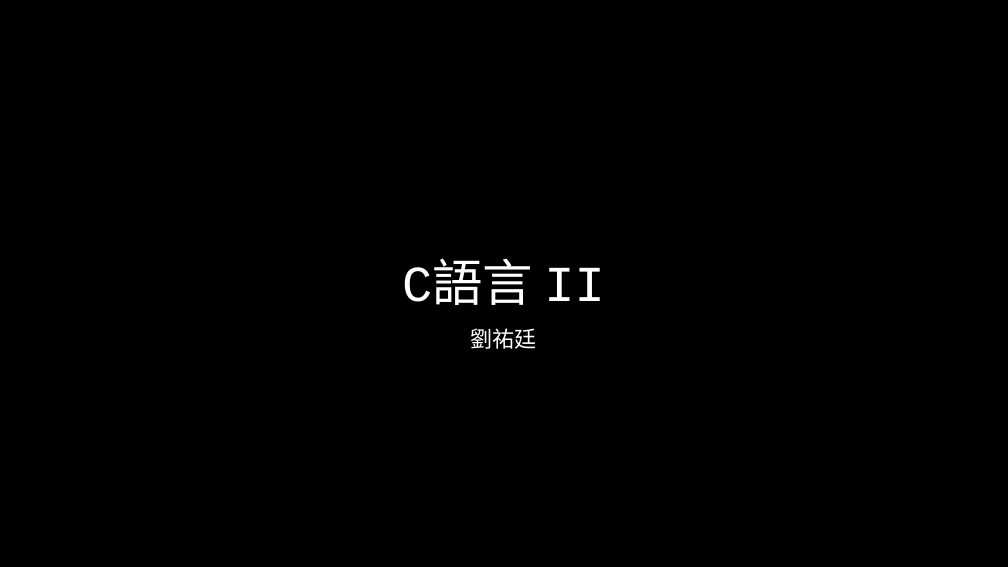
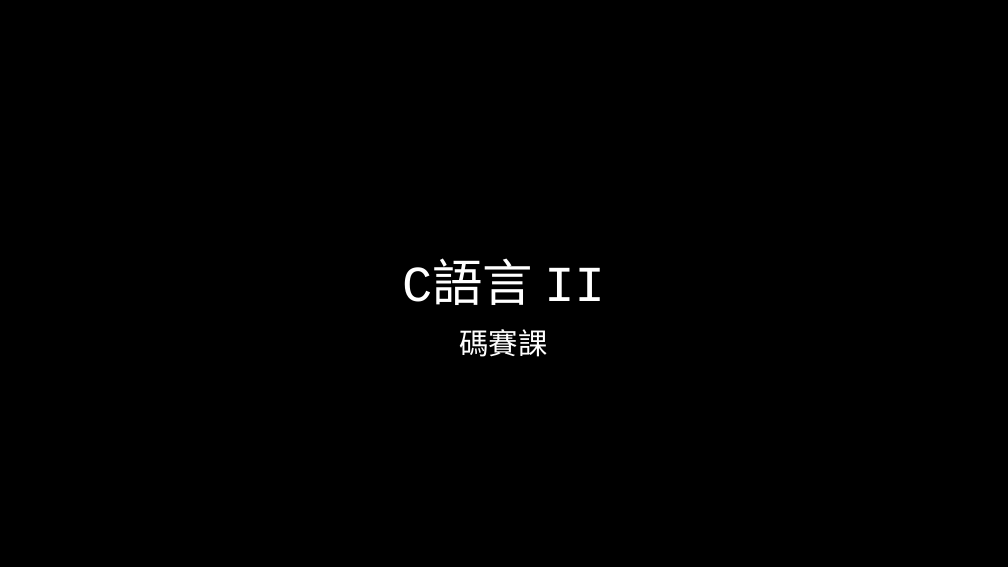
Before and after one commit to liuutin9/2023_summer_camp, a slide deck: slide 1 of 電機_C_Day_2.pptx. Drawn at 1008x567 pixels with LibreOffice and Linux fonts; fonts in the diff are those of the drawing; background and template pictures are left out. Boxes give left, top, right and bottom in pixels: in the first picture for what was removed or moved away, otherwise in the second. Text is boxed around its words. In the diff, an @@ line names an element or a change of style, - is before the commit and + after.

```diff
--- a/電機_C_Day_2.pptx
+++ b/電機_C_Day_2.pptx
@@ subtitle at <box>459,329,547,357</box>: text changed; size 21 to 28 pt @@
-劉祐廷
+碼賽課
```
Also in this commit, not shown: 2 other slides changed, 1 slide added.
